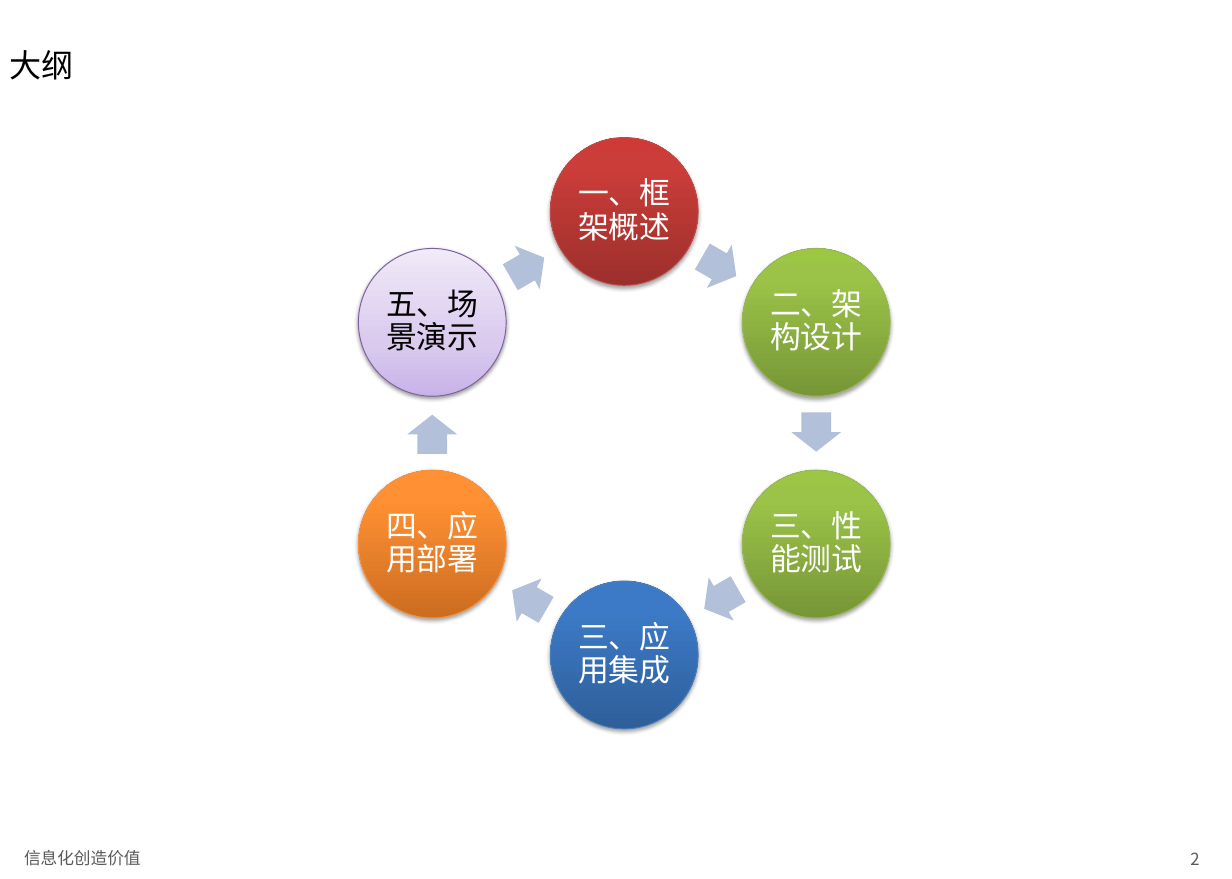
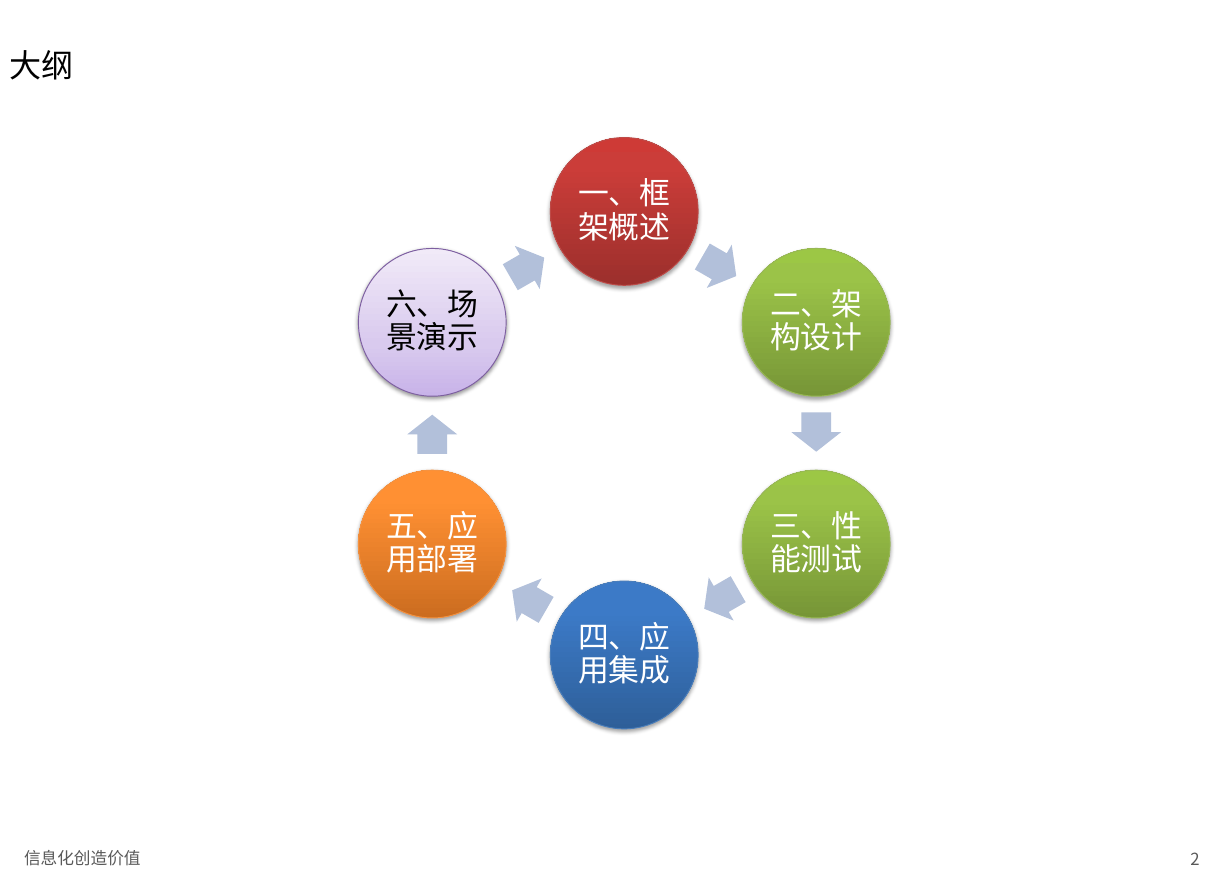
Before and after one commit to bbossgroups/bboss-document, a slide deck: slide 2 of 文档/bboss会话共享介绍.pptx. Drawn at 1232x879 pixels with LibreOffice and Linux fonts; fonts in the diff are those of the drawing. Boxes give left, top, right and bottom in pixels: in the first picture for what was removed or moved away, otherwise in the second. Text is boxed around its words. In the diff, an @@ line names an element or a change of style, - is before the commit and + after.

```diff
--- a/文档/bboss会话共享介绍.pptx
+++ b/文档/bboss会话共享介绍.pptx
@@ text at [386,289,478,351]: text changed @@
-五、场景演示
+六、场景演示
@@ text at [386,511,478,573]: text changed @@
-四、应用部署
+五、应用部署
@@ text at [578,622,670,684]: text changed @@
-三、应用集成
+四、应用集成
```
Also in this commit, not shown: 28 other slides changed.
